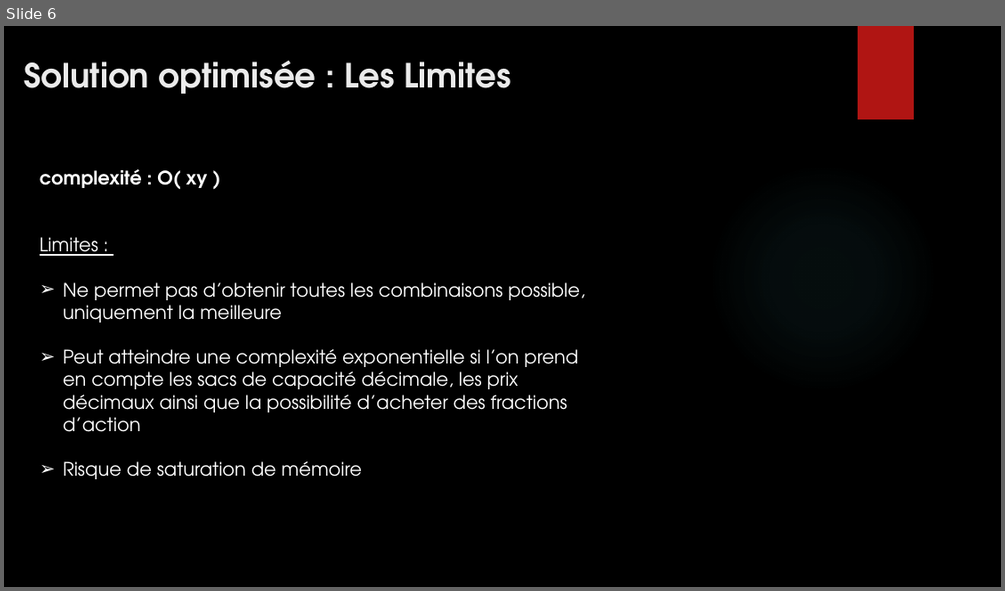
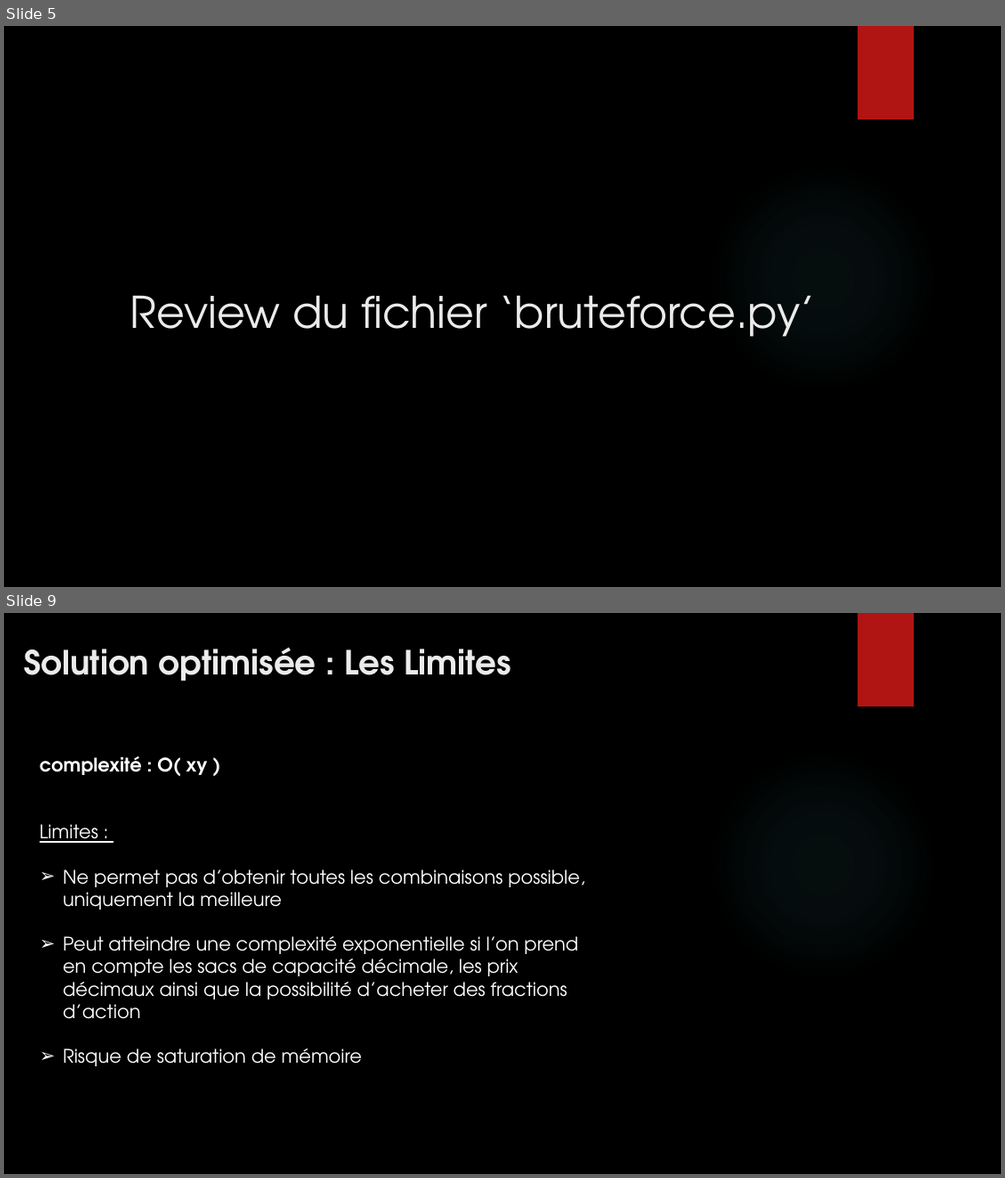
Before and after one commit to NidalChateur/OC_P7, a slide deck: slides/slides.pptx. Shown one above the other, each under a label of ours: slide 6 before the commit, slides 5 and 9 after it; the slides between them are not shown. The pictures are 1005x591 and 1005x1178 pixels, drawn with LibreOffice and Linux fonts; fonts in the diff are those of the drawing; background and template pictures are left out. Boxes give left, top, right and bottom in pixels: in the first picture for what was removed or moved away, otherwise in the second. Text is boxed around its words. In the diff, an @@ line names an element or a change of style, - is before the commit and + after.

```diff
--- a/slides/slides.pptx
+++ b/slides/slides.pptx
@@ slide 5 added at [4, 26, 1001, 587], background picture (left out); not listed: 2 template elements that a slide beside it also shows @@
@@ title added at [130, 295, 816, 337], 42 pt, text #EBEBEB @@
+Review du fichier ‘bruteforce.py’
@@ what was slide 6 is now slide 9 @@
```
Also in this commit, not shown: 6 slides changed, 1 other slide added, 14 other files.
